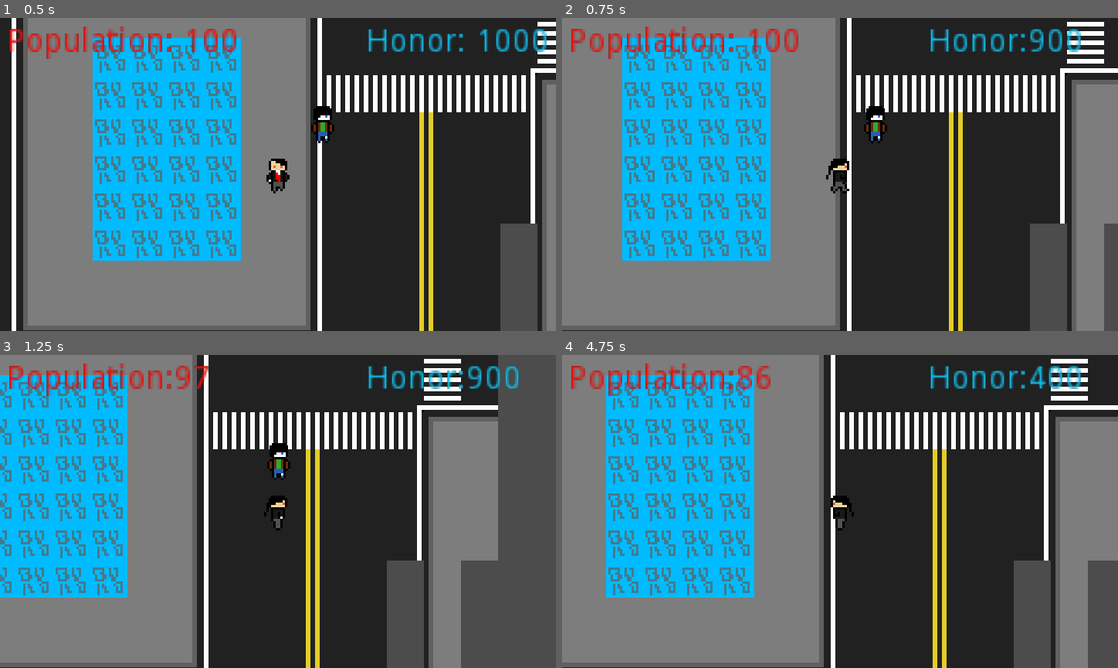
Above: before the commit, frames 1-4 (two rows, left to right).
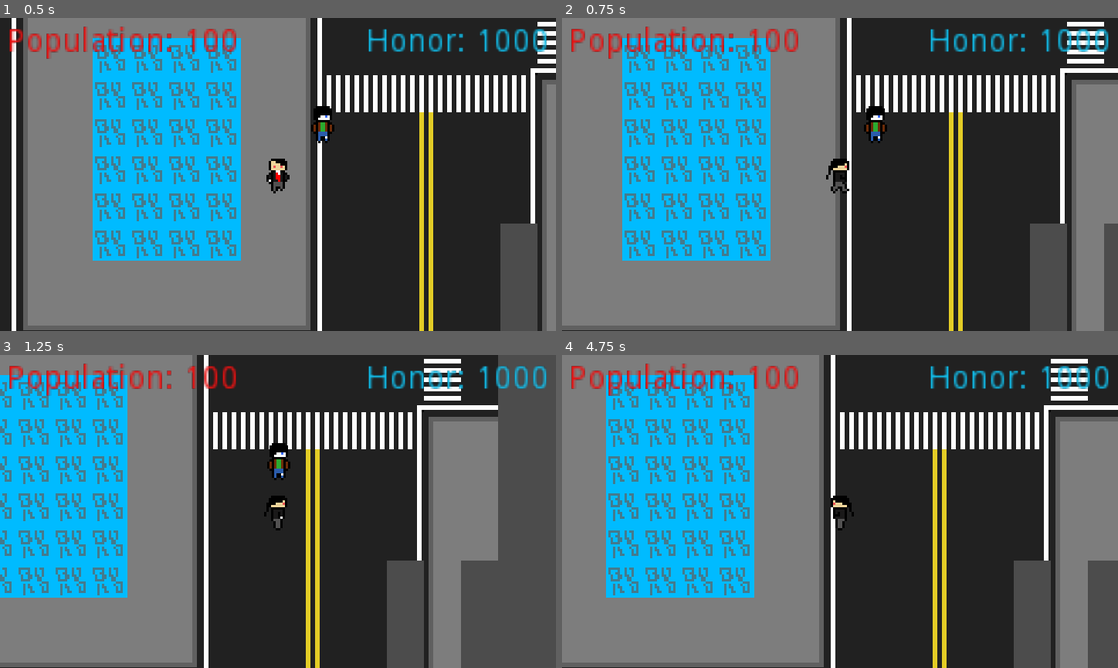
Above: after the commit, the same moments.

Repository: Jam-Bam/Who-is-the-Enemy
Game: Godot game, scene res://Base.tscn
Same seed, same stepped clock (60 frames per second), same inputs: the game is played once before the commit and once after it.
Inputs:
- Up to frame 1 (0.5 s): no input
- Up to frame 2 (0.75 s): tap Enter at 0.5 s; hold Right (ui_right) from 0.53 s (still down); hold R (HonorSubtract, bound only before the commit) from 0.53 s (still down)
- Up to frame 3 (1.25 s): keep holding Right (ui_right); keep holding R (HonorSubtract, bound only before the commit); tap E (PopulationSubtract, bound only before the commit) at 0.77, 0.8, 1.07 s
- Up to frame 4 (4.75 s): release Right (ui_right) at 1.28 s; release R (HonorSubtract, bound only before the commit) at 1.28 s; hold Down (ui_down) 1.28-2.03 s; tap E (PopulationSubtract, bound only before the commit) at 1.35, 1.52, 1.82, 2.3, 3.02, 3.32, 3.77, 3.8, 4.07, 4.35, 4.52 s; tap R (HonorSubtract, bound only before the commit) at 1.55, 3.05, 4.55 s; hold Right (ui_right) 2.03-2.78 s; hold R (HonorSubtract, bound only before the commit) 2.03-2.78 s; hold Up (ui_up) 2.78-3.53 s; tap Q (ask, bound only before the commit) at 2.85 s; hold R (HonorSubtract, bound only before the commit) 3.53-4.28 s; hold Left (ui_left) from 3.53 s (still down)

Frame 1 is identical in both runs. In frame 2, 0.7% of the frame differs, in the area x 84-99%, y 3-11%; in frame 3, 1.1%; in frame 4, 1.2%, in the area x 31-99%, y 3-11%.

Commit message:
made the same changes back

Diff:
--- a/Base.tscn
+++ b/Base.tscn
@@ -1,24 +1,19 @@
-[gd_scene load_steps=5 format=2]
+[gd_scene load_steps=4 format=2]
 
-[ext_resource path="res://Music/The Adventure Begins 8-bit remix.ogg" type="AudioStream" id=1]
-[ext_resource path="res://Tiles/city.tres" type="TileSet" id=2]
+[ext_resource path="res://Tiles/city.tres" type="TileSet" id=1]
+[ext_resource path="res://Player/Player.tscn" type="PackedScene" id=2]
 [ext_resource path="res://NPCs/NPC.tscn" type="PackedScene" id=3]
-[ext_resource path="res://Player/Player.tscn" type="PackedScene" id=4]
 
 [node name="Node" type="Node"]
 
-[node name="AudioStreamPlayer" type="AudioStreamPlayer" parent="."]
-stream = ExtResource( 1 )
-volume_db = -12.0
-
 [node name="TileMap" type="TileMap" parent="."]
-tile_set = ExtResource( 2 )
+tile_set = ExtResource( 1 )
 cell_size = Vector2( 16, 16 )
 format = 1
 tile_data = PoolIntArray( -524277, 3, 0, -524276, 3, 0, -524275, 3, 0, -524274, 3, 0, -524273, 3, 0, -524272, 4, 0, -52 …(5399 unchanged characters)…
 
+[node name="Player" parent="." instance=ExtResource( 2 )]
+position = Vector2( 328, 80 )
+
 [node name="NPC" parent="." instance=ExtResource( 3 )]
 position = Vector2( 328, 64 )
-
-[node name="KinematicBody2D" parent="." instance=ExtResource( 4 )]
-position = Vector2( 328, 80 )
--- a/Player/Honor.gd
+++ b/Player/Honor.gd
@@ -3,16 +3,5 @@
 var score = 1000
 
 
-func _on_Label_ready():
+func _ready():
 	self.text = "Honor: " + str(score)
-
-
-func _input(event):
-	if event is InputEventKey:
-		if event.is_action_pressed("HonorSubtract"):
-				if Input.is_key_pressed(KEY_R):
-					if score != 0 and self.text != "Untrusted":
-						score = score - 100
-						self.text = "Honor:" + str(score)
-						if score == 0:
-							self.text = "Untrusted"
--- a/Player/Player.gd
+++ b/Player/Player.gd
@@ -57,13 +57,16 @@
 			$Sprite.flip_h = true
 
 
-func _on_NPCdetection_body_entered(body):
-	if body.is_in_group("NPC"):
-		currentNPC = body.get_index()
-		canAsk = true
 
 
 func _on_NPCdetection_body_exited(body):
 	if body.is_in_group("NPC"):
 		currentNPC = null
 		canAsk = false
+
+
+func _on_NPCdetection_body_entered(body):
+	if body.is_in_group("NPC"):
+		print("pie")
+		currentNPC = body.get_index()
+		canAsk = true
--- a/Player/Player.tscn
+++ b/Player/Player.tscn
@@ -1,29 +1,29 @@
-[gd_scene load_steps=16 format=2]
+[gd_scene load_steps=17 format=2]
 
 [ext_resource path="res://Player/Player.gd" type="Script" id=1]
 [ext_resource path="res://Player/Main Character Sprites/MC-FrontAni0.png.png" type="Texture" id=2]
 [ext_resource path="res://Player/Main Character Sprites/MC-FrontAni1.png.png" type="Texture" id=3]
 [ext_resource path="res://Player/Main Character Sprites/MC-IdleBack.png.png" type="Texture" id=4]
-[ext_resource path="res://Player/Main Character Sprites/MC-IdleLeft.png.png" type="Texture" id=5]
-[ext_resource path="res://Player/Main Character Sprites/MC-LeftAni0.png.png" type="Texture" id=6]
-[ext_resource path="res://Player/Main Character Sprites/MC-LeftAni1.png.png" type="Texture" id=7]
-[ext_resource path="res://Player/Main Character Sprites/MC-LeftAni2.png.png" type="Texture" id=8]
-[ext_resource path="res://Player/Main Character Sprites/MC-LeftAni3.png.png" type="Texture" id=9]
-[ext_resource path="res://Player/Main Character Sprites/MC-BackAni0.png.png" type="Texture" id=10]
-[ext_resource path="res://Player/Main Character Sprites/MC-BackAni1.png.png" type="Texture" id=11]
+[ext_resource path="res://Player/Main Character Sprites/MC-BackAni0.png.png" type="Texture" id=5]
+[ext_resource path="res://Player/Main Character Sprites/MC-BackAni1.png.png" type="Texture" id=6]
+[ext_resource path="res://Player/Main Character Sprites/MC-IdleLeft.png.png" type="Texture" id=7]
+[ext_resource path="res://Player/Main Character Sprites/MC-LeftAni0.png.png" type="Texture" id=8]
+[ext_resource path="res://Player/Main Character Sprites/MC-LeftAni1.png.png" type="Texture" id=9]
+[ext_resource path="res://Player/Main Character Sprites/MC-LeftAni2.png.png" type="Texture" id=10]
+[ext_resource path="res://Player/Main Character Sprites/MC-LeftAni3.png.png" type="Texture" id=11]
 [ext_resource path="res://Player/Population.gd" type="Script" id=12]
 [ext_resource path="res://Player/Honor.gd" type="Script" id=13]
 
 [sub_resource type="SpriteFrames" id=1]
 animations = [ {
+"frames": [ ExtResource( 2 ), ExtResource( 3 ) ],
+"loop": true,
+"name": "walkd",
+"speed": 5.0
+}, {
 "frames": [ ExtResource( 2 ) ],
 "loop": true,
 "name": "idled",
-"speed": 5.0
-}, {
-"frames": [ ExtResource( 2 ), ExtResource( 3 ) ],
-"loop": true,
-"name": "walkd",
 "speed": 5.0
 }, {
 "frames": [ ExtResource( 4 ) ],
@@ -31,24 +31,27 @@
 "name": "idleu",
 "speed": 5.0
 }, {
-"frames": [ ExtResource( 5 ) ],
+"frames": [ ExtResource( 5 ), ExtResource( 6 ) ],
+"loop": true,
+"name": "walku",
+"speed": 5.0
+}, {
+"frames": [ ExtResource( 7 ) ],
 "loop": true,
 "name": "idles",
 "speed": 5.0
 }, {
-"frames": [ ExtResource( 6 ), ExtResource( 7 ), ExtResource( 8 ), ExtResource( 9 ) ],
+"frames": [ ExtResource( 8 ), ExtResource( 9 ), ExtResource( 10 ), ExtResource( 11 ) ],
 "loop": true,
 "name": "walks",
-"speed": 5.0
-}, {
-"frames": [ ExtResource( 10 ), ExtResource( 11 ) ],
-"loop": true,
-"name": "walku",
 "speed": 5.0
 } ]
 
 [sub_resource type="RectangleShape2D" id=2]
 extents = Vector2( 5, 7 )
+
+[sub_resource type="RectangleShape2D" id=3]
+extents = Vector2( 14.9253, 12.3077 )
 
 [node name="Player" type="KinematicBody2D" groups=[
 "PLAYER",
@@ -61,6 +64,7 @@
 centered = false
 
 [node name="CollisionShape2D" type="CollisionShape2D" parent="."]
+visible = false
 position = Vector2( 8, 8 )
 shape = SubResource( 2 )
 
@@ -88,5 +92,13 @@
 custom_colors/font_color = Color( 0.0705882, 0.737255, 0.913725, 1 )
 text = "Honor: 1000"
 script = ExtResource( 13 )
-[connection signal="ready" from="Camera2D/Population" to="Camera2D/Population" method="_on_Label_ready"]
-[connection signal="ready" from="Camera2D/Honor" to="Camera2D/Honor" method="_on_Label_ready"]
+
+[node name="NPCdetection" type="Area2D" parent="."]
+editor/display_folded = true
+
+[node name="CollisionShape2D" type="CollisionShape2D" parent="NPCdetection"]
+visible = false
+position = Vector2( 7.95237, 8.9719 )
+shape = SubResource( 3 )
+[connection signal="body_entered" from="NPCdetection" to="." method="_on_NPCdetection_body_entered"]
+[connection signal="body_exited" from="NPCdetection" to="." method="_on_NPCdetection_body_exited"]
--- a/Player/Population.gd
+++ b/Player/Population.gd
@@ -3,16 +3,5 @@
 var score = 100
 
 
-func _on_Label_ready():
+func _ready():
 	self.text = "Population: " + str(score)
-
-
-func _input(event):
-	if event is InputEventKey:
-		if event.is_action_pressed("PopulationSubtract"):
-				if Input.is_key_pressed(KEY_E):
-					if score != 0 and self.text != "Extinct":
-						score = score - 1
-						self.text = "Population:" + str(score)
-						if score == 0:
-							self.text = "Extinct"
--- a/project.godot
+++ b/project.godot
@@ -26,8 +26,6 @@
 
 window/size/width=240
 window/size/height=135
-window/size/borderless=true
-window/size/fullscreen=true
 window/size/test_width=960
 window/size/test_height=540
 window/dpi/allow_hidpi=true
@@ -89,17 +87,7 @@
 }
 ask={
 "deadzone": 0.5,
-"events": [ Object(InputEventKey,"resource_local_to_scene":false,"resource_name":"","device":0,"alt":false,"shift":false,"control":false,"meta":false,"command":false,"pressed":false,"scancode":81,"unicode":0,"echo":false,"script":null)
- ]
-}
-PopulationSubtract={
-"deadzone": 0.5,
 "events": [ Object(InputEventKey,"resource_local_to_scene":false,"resource_name":"","device":0,"alt":false,"shift":false,"control":false,"meta":false,"command":false,"pressed":false,"scancode":69,"unicode":0,"echo":false,"script":null)
- ]
-}
-HonorSubtract={
-"deadzone": 0.5,
-"events": [ Object(InputEventKey,"resource_local_to_scene":false,"resource_name":"","device":0,"alt":false,"shift":false,"control":false,"meta":false,"command":false,"pressed":false,"scancode":82,"unicode":0,"echo":false,"script":null)
  ]
 }
 
